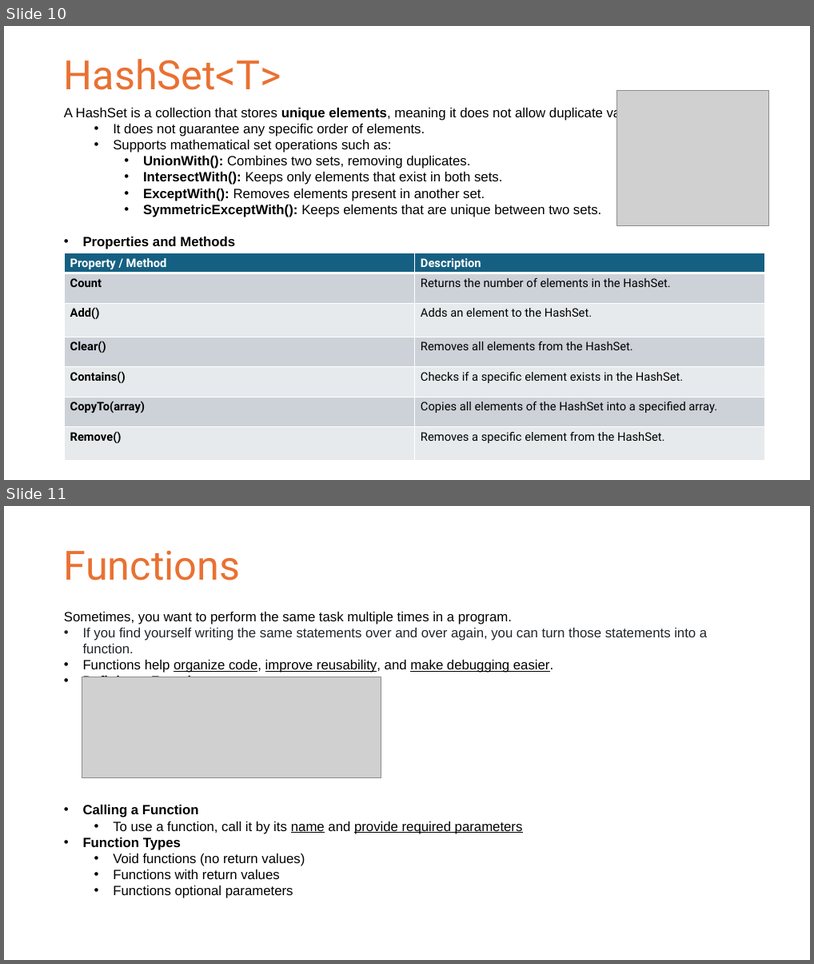
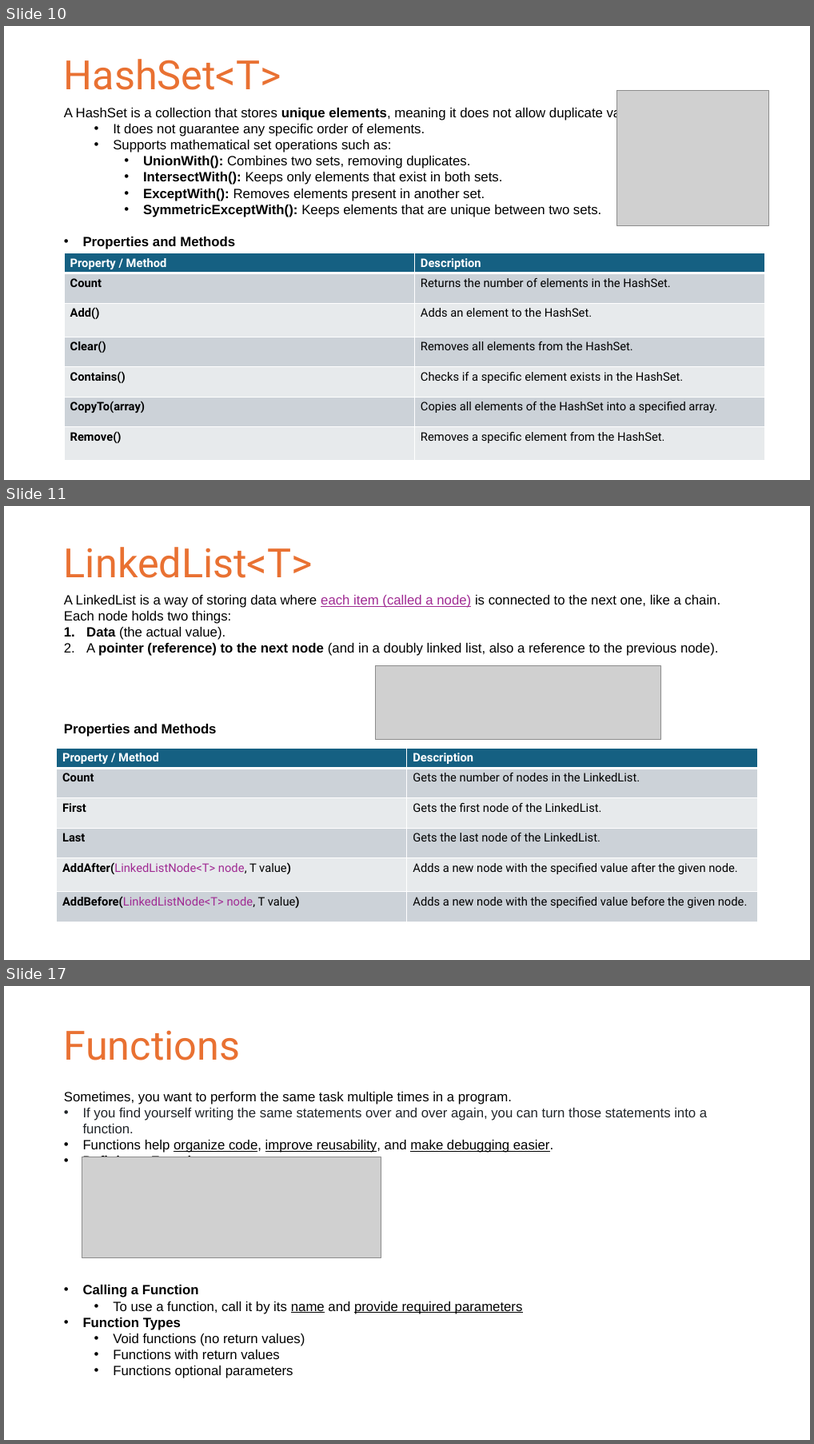
Before and after one commit to doolino/Unity_Tutorial_Spring_2025, a slide deck: Week2/Week2_Slides.pptx. Shown one above the other, each under a label of ours: slides 10 and 11 before the commit, slides 10, 11 and 17 after it; the slides between them are not shown. The pictures are 814x964 and 814x1444 pixels, drawn with LibreOffice and Linux fonts; fonts in the diff are those of the drawing; grey boxes stand for pictures. Boxes give left, top, right and bottom in pixels: in the first picture for what was removed or moved away, otherwise in the second. Text is boxed around its words. In the diff, an @@ line names an element or a change of style, - is before the commit and + after.

```diff
--- a/Week2/Week2_Slides.pptx
+++ b/Week2/Week2_Slides.pptx
@@ slide 11 added at [4,506,810,960], background #FFFFFF @@
@@ text added at [64,547,313,578], 48 pt, text #E97132 @@
+LinkedList<T>
@@ text added at [64,595,721,736], 16 pt, text #000000 @@
+A LinkedList is a way of storing data where each item (called a node) is connected to the next one, like a chain. Each node holds two things:
+1. Data (the actual value).
+2. A pointer (reference) to the next node (and in a doubly linked list, also a reference to the previous node).
+Properties and Methods
@@ picture added at [376,666,661,740] @@
@@ table added at [57,748,758,921], 6 rows, 2 columns @@
+Property / Method | Description
+Count | Gets the number of nodes in the LinkedList.
+First | Gets the first node of the LinkedList.
+Last | Gets the last node of the LinkedList.
+AddAfter(LinkedListNode<T> node, T value) | Adds a new node with the specified value after the given node.
+AddBefore(LinkedListNode<T> node, T value) | Adds a new node with the specified value before the given node.
@@ what was slide 11 is now slide 17 @@
```
Also in this commit, not shown: 1 slide changed, 5 other slides added.
